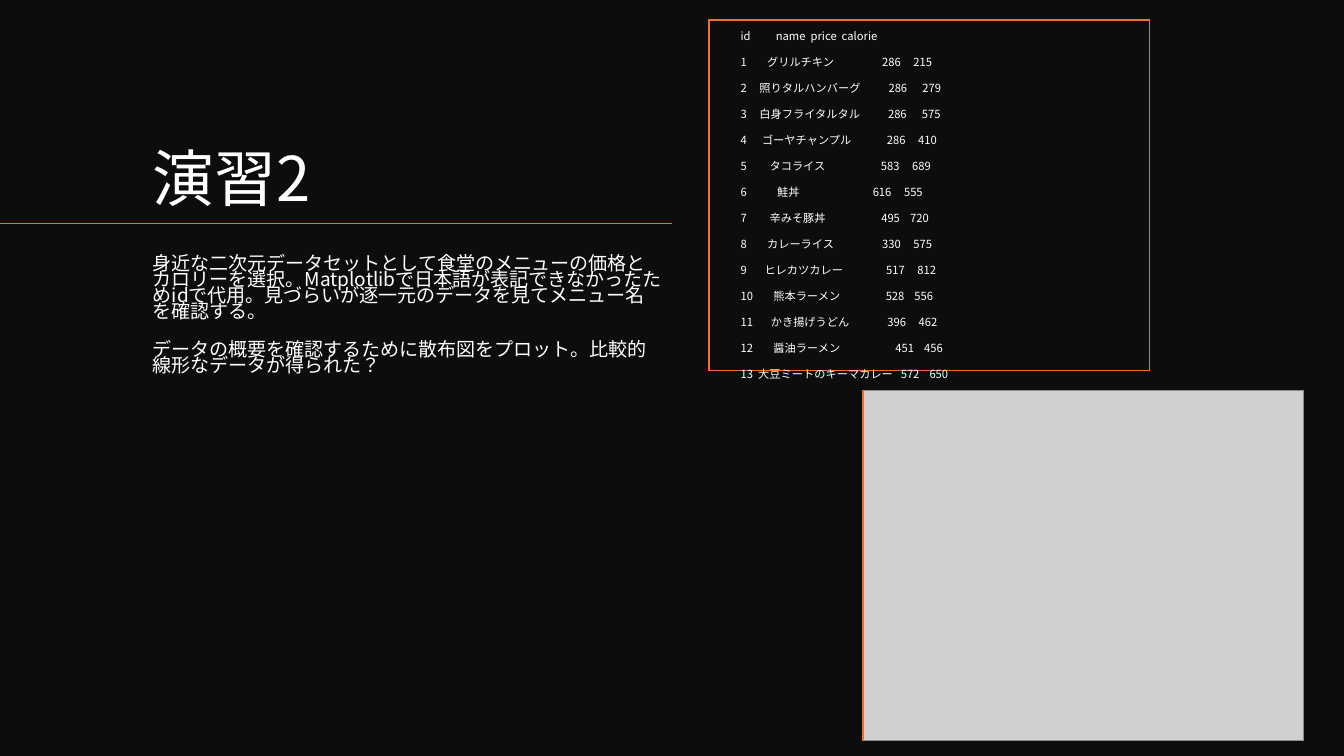
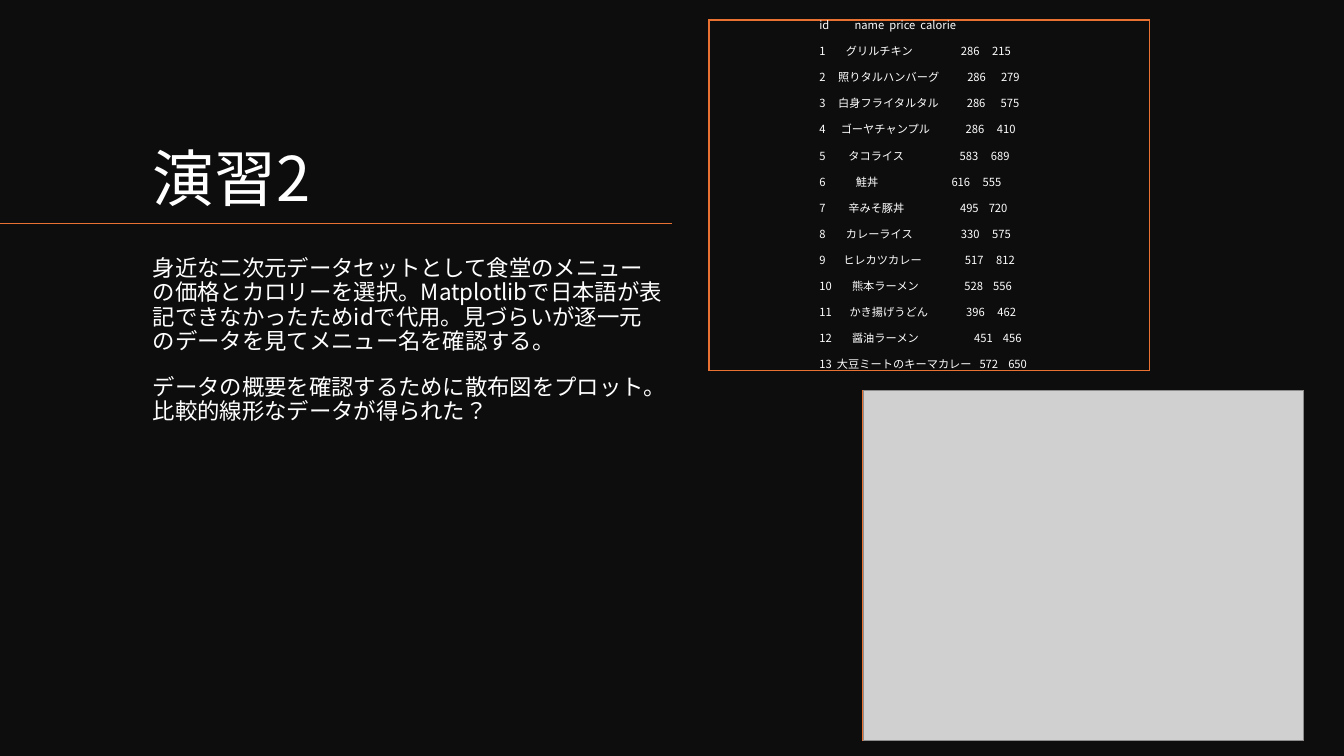
Before and after one commit to Sushiman3/ModelingAndSimulation, a slide deck: slide 3 of week5/第五回授業課題.pptx. Drawn at 1344x756 pixels with LibreOffice and Linux fonts; fonts in the diff are those of the drawing; grey boxes stand for pictures. Boxes give left, top, right and bottom in pixels: in the first picture for what was removed or moved away, otherwise in the second. Text is boxed around its words. In the diff, an @@ line names an element or a change of style, - is before the commit and + after.

```diff
--- a/week5/第五回授業課題.pptx
+++ b/week5/第五回授業課題.pptx
@@ text "id name price calorie" rewrapped from (741, 31, 949, 379) to (819, 19, 1027, 371) @@
@@ text "身近な二次元データセットとして食堂のメニューの価格とカロリーを選択。Matplotlibで日本語が表記できなかったためi ..." at (153, 257, 666, 421): size 13.6 to 16 pt; line spacing 0.7 to 0.9 @@
```
Also in this commit, not shown: 2 other slides changed, 8 other files.
